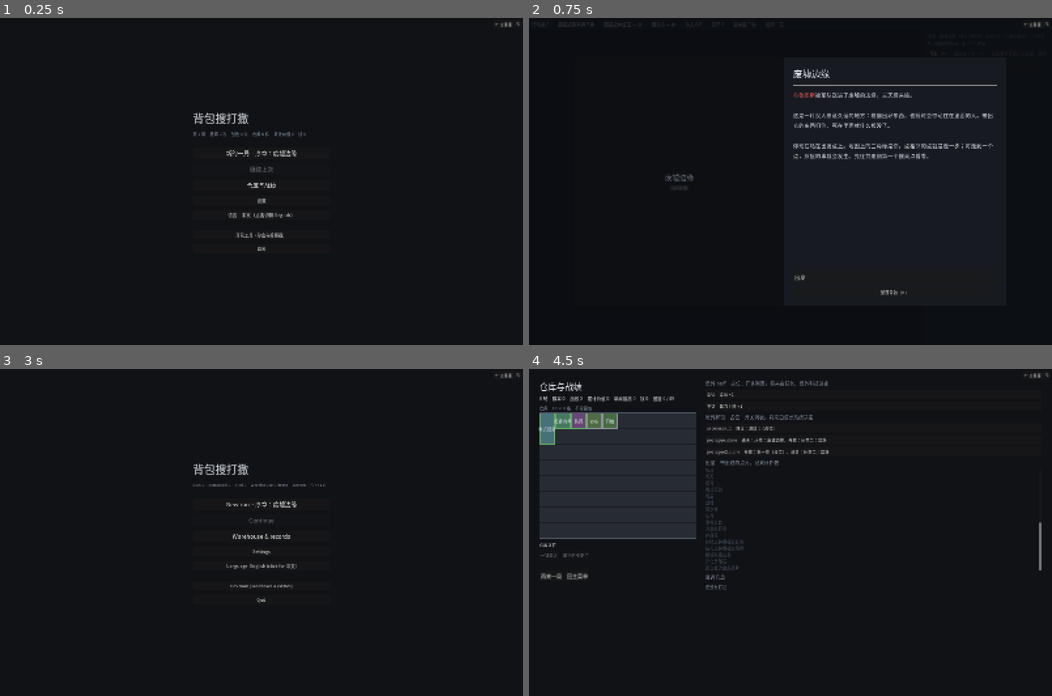
Above: before the commit, frames 1-4 (two rows, left to right).
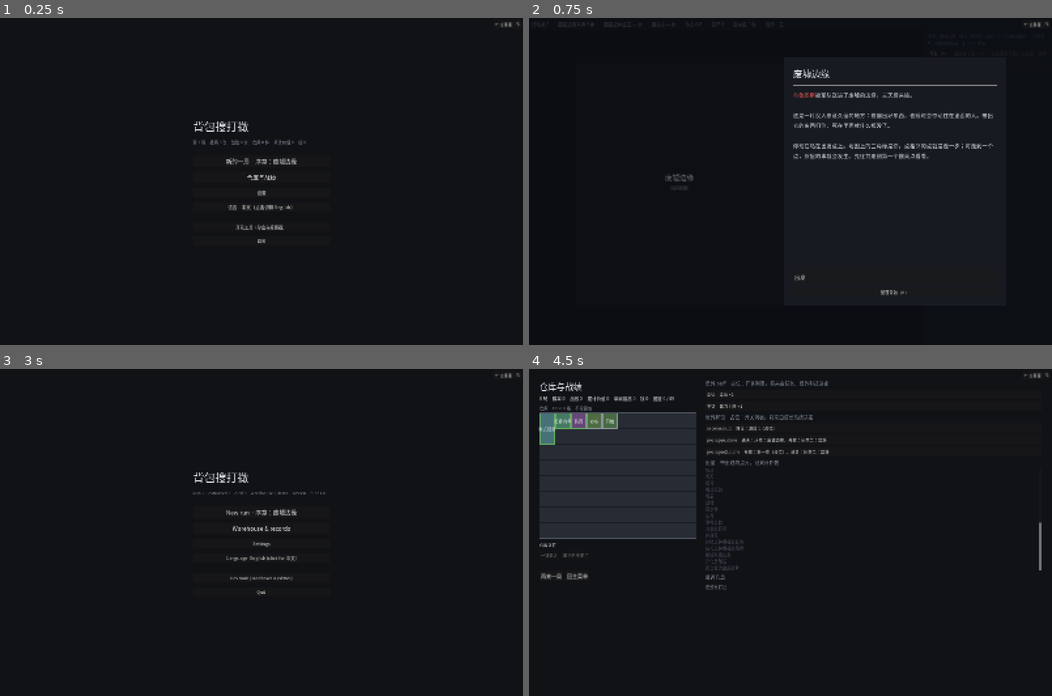
Above: after the commit, the same moments.

Repository: oZlUche/packsoudc
Game: Godot game, scene res://ui/game/game.tscn
Two runs of this game, one before a commit and one after it. Both use one fixed random seed, a clock stepped at 60 frames per second and the inputs below.
Inputs:
- Up to frame 1 (0.25 s): no input
- Up to frame 2 (0.75 s): click "新的一局 · 序章：废墟边缘" at 0.5 s
- Up to frame 3 (3 s): click "← 主界面 F1" at 1.25 s; click "正式游戏" at 2 s; click "语言：中文（点击切换 English）" at 2.75 s
- Up to frame 4 (4.5 s): click "Language: English (click for …" at 3.5 s; click "仓库与战绩" at 4.25 s

The runs differ from the first frame. In frame 1, 1.7% of the frame differs, in the area x 37-59%, y 28-72%; in frame 2, nothing differs; in frame 3, 1.6%; in frame 4, nothing differs.

Commit message:
主菜单：「新的一局」从头开始，「继续」并列（读档或下一张教程）（报告 085 三·十）
作者定：已有存档就显示「继续」和「新的一局」并列。GameFlow.new_run_target 教程没全通一律
指向第一张教程；continue_target / continue_run 有局内存档读档、否则开下一张没通关的教程；
两样都没有不显示「继续」。去掉上一版的「重玩教程」按钮（被这条覆盖）。

Co-Authored-By: Claude Fable 5.1 <noreply@anthropic.com>
Claude-Session: https://claude.ai/code/session_01HsFubaqJhvkyEgCsdR5pAN

Diff:
--- a/core/run/game_flow.gd
+++ b/core/run/game_flow.gd
@@ -82,40 +82,80 @@
 func new_run() -> void:
 	grant_first_kit()
 	save_meta()
-	# 084（作者：序章不要开局页面）：只有一章可选、它又说了跳过开局屏，就直接开 —— 角色取它列的第一个、种子随机
+	# 084（作者：序章不要开局页面）：教程直接开、不经开局屏 —— 角色取它列的第一个、种子随机；教程全通了才是开局屏（随机一局）
 	var target := new_run_target()
 	if target != null and begin_direct(target) != null:
 		return
 	_go(Screen.SETUP)
 
 
-## 「新的一局」会直接开哪一章（不经开局屏）；会走开局屏时返回 null。主菜单拿它把去向写在按钮上 ——
-## 教程通关后那一章收起（`hidden_by_unlock`），只剩下一张时按钮就直接开它，不写清楚玩家会以为点错了
+## 「新的一局」会直接开哪一章（不经开局屏）；会走开局屏时返回 null。
+## 作者定（085）：**新的一局 = 从头开始**。教程（带 `hidden_by_unlock` 的章）还没全通就从第一张教程开，不管前面几张通没通 ——
+## 接着往下打的是「继续」（[method continue_target]）。教程全通了就看还能选的：只剩一章又 skip_setup 才直接开，否则开局屏
 func new_run_target() -> ChapterDef:
+	var tuts := tutorial_chapters()
+	if not tuts.is_empty() and not tutorials_done():
+		return tuts[0]
 	var chs := available_chapters()
 	if chs.size() == 1 and chs[0].skip_setup:
 		return chs[0]
 	return null
 
 
-## 通关后收起了的章（教程），按顺序：主菜单的「重玩教程」从第一张开始
-func replayable_chapters() -> Array[ChapterDef]:
+## 「继续」会直接开哪一章：有局内存档时是 null（那是读档，不是开新章）；教程打到中途（有通关的、还有没通关的）
+## 就是下一张没通关的教程；别的情况 null。主菜单：有存档或这里非 null 才显示「继续」，和「新的一局」并列
+func continue_target() -> ChapterDef:
+	if has_save():
+		return null
+	var tuts := tutorial_chapters()
+	if tuts.is_empty() or tutorials_done():
+		return null
+	var any_done := false
+	for c in tuts:
+		if meta != null and meta.has_unlock(c.hidden_by_unlock):
+			any_done = true
+			break
+	if not any_done:
+		return null
+	for c in tuts:
+		if not (meta != null and meta.has_unlock(c.hidden_by_unlock)):
+			return c
+	return null
+
+
+## 有存档就读档接着玩；没有就接着打下一张教程（[method continue_target]）。两样都没有返回 false
+func continue_run() -> bool:
+	var state := RunSave.read(items, enemies, sets, save_path)
+	if state != null:
+		_adopt(state)
+		_flush()     # 读档回来：等着选的事件还在这一屏；结束了的直接进结算；否则回地图
+		run_started.emit(state)
+		return true
+	var target := continue_target()
+	if target == null:
+		return false
+	grant_first_kit()
+	save_meta()
+	return begin_direct(target) != null
+
+
+## 教程章（有 `hidden_by_unlock` 的），按顺序
+func tutorial_chapters() -> Array[ChapterDef]:
 	var out: Array[ChapterDef] = []
 	for c in chapters:
-		if c.hidden_by_unlock != &"" and meta != null and meta.has_unlock(c.hidden_by_unlock):
+		if c.hidden_by_unlock != &"":
 			out.append(c)
 	out.sort_custom(func(a: ChapterDef, b: ChapterDef) -> bool:
 		return a.order < b.order if a.order != b.order else String(a.id) < String(b.id))
 	return out
 
 
-## 重玩一张收起了的教程图：不看收起、不看门，直接开（教程都是 skip_setup）。开不了返回 false
-func replay_chapter(chapter: ChapterDef) -> bool:
-	if chapter == null:
-		return false
-	grant_first_kit()
-	save_meta()
-	return begin_direct(chapter) != null
+## 教程是不是全通了（没有教程章也算全通）
+func tutorials_done() -> bool:
+	for c in tutorial_chapters():
+		if not (meta != null and meta.has_unlock(c.hidden_by_unlock)):
+			return false
+	return true
 
 
 ## 084：不经开局屏直接开一章：角色 = 这一章能选的第一个，种子随机；开了先过 intro 事件（配了的话）。开不了返回 null
@@ -311,17 +351,6 @@
 
 func has_save() -> bool:
 	return RunSave.exists(save_path)
-
-
-## 读上次存的那一局接着玩。没有、读不了返回 false
-func continue_run() -> bool:
-	var state := RunSave.read(items, enemies, sets, save_path)
-	if state == null:
-		return false
-	_adopt(state)
-	_flush()     # 读档回来：等着选的事件还在这一屏；结束了的直接进结算；否则回地图
-	run_started.emit(state)
-	return true
 
 
 func save() -> bool:
--- a/core/text/ui_text.gd
+++ b/core/text/ui_text.gd
@@ -15,8 +15,8 @@
 	# 主菜单
 	"menu.new_run": {"zh": "新的一局", "en": "New run"},
 	"menu.new_run_to": {"zh": "新的一局 · %s", "en": "New run · %s"},
-	"menu.replay": {"zh": "重玩教程（从「%s」开始）", "en": "Replay tutorial (from \"%s\")"},
 	"menu.continue": {"zh": "继续上次", "en": "Continue"},
+	"menu.continue_to": {"zh": "继续 · %s", "en": "Continue · %s"},
 	"menu.meta": {"zh": "仓库与战绩", "en": "Warehouse & records"},
 	"menu.settings": {"zh": "设置", "en": "Settings"},
 	"menu.dev_tools": {"zh": "开发工具（沙盒与编辑器）", "en": "Dev tools (sandboxes & editors)"},
--- a/tests/test_tutorial2.gd
+++ b/tests/test_tutorial2.gd
@@ -459,23 +459,35 @@
 	f.meta_path = META
 	var first_target := f.new_run_target()
 	t.check(first_target != null and first_target.id == &"prologue", "一张白纸：「新的一局」直接开序章一")
-	t.check(f.replayable_chapters().is_empty(), "还没通关：没有可重玩的教程")
+	t.is_null(f.continue_target(), "一张白纸：没有「继续」")
+	t.check(not f.continue_run(), "没存档、没进度：继续不了")
 	f.meta.grant_unlock(c.prologue.grants_unlock)
 	var avail := f.available_chapters()
 	t.check(avail.size() == 1 and avail[0].id == &"prologue_2", "序章通关之后只列序章二（序章收起）：%s" % str(avail.map(func(x: ChapterDef) -> String: return String(x.id))))
 	var target := f.new_run_target()
-	t.check(target != null and target.id == &"prologue_2", "主菜单能问到「新的一局」会直接开序章二（按钮上写清楚）")
-	var replay := f.replayable_chapters()
-	t.check(replay.size() == 1 and replay[0].id == &"prologue", "收起了的序章列在可重玩里")
-	# 重玩：不看收起、直接开序章一
-	t.check(f.replay_chapter(replay[0]), "重玩教程开得了")
-	t.check(f.run != null and f.run.chapter == c.prologue, "重玩开的是序章一")
-	t.eq(f.screen, GameFlow.Screen.EVENT, "重玩也先过 intro")
+	t.check(target != null and target.id == &"prologue", "序章通关后「新的一局」仍从序章一开始（新的一局 = 从头）")
+	var cont := f.continue_target()
+	t.check(cont != null and cont.id == &"prologue_2", "「继续」指向序章二（和新的一局并列）")
+	t.check(not f.tutorials_done(), "教程还没全通")
+	# 新的一局：真的开序章一
+	f.new_run()
+	t.check(f.run != null and f.run.chapter == c.prologue, "新的一局开的是序章一")
+	t.eq(f.screen, GameFlow.Screen.EVENT, "先过序章一的 intro")
 	f.to_main_menu()
 	RunSave.remove(SAVE)
+	# 有局内存档时「继续」是读档：开序章一走到地图、存盘、回菜单再继续
 	f.new_run()
+	f.choose_event(0)
+	t.check(f.save(), "存盘")
+	f.to_main_menu()
+	t.check(f.has_save() and f.continue_target() == null, "有存档：继续 = 读档，不指向章")
+	t.check(f.continue_run() and f.run != null and f.run.chapter == c.prologue, "读档回到序章一")
+	f.to_main_menu()
+	RunSave.remove(SAVE)
+	# 继续：开序章二
+	t.check(f.continue_run(), "继续开得了")
 	var run := f.run
-	t.not_null(run, "直接开了序章二")
+	t.not_null(run, "「继续」直接开了序章二")
 	if run == null:
 		return
 	t.check(run.chapter == c.chapter and run.character_id == &"brutus", "章是序章二、角色布鲁图斯")
--- a/ui/game/main_menu.gd
+++ b/ui/game/main_menu.gd
@@ -23,17 +23,20 @@
 		m.runs + 1, m.extractions, m.deaths, m.warehouse.item_count(), m.score, m.funds], 13, UiPalette.DIM))
 	col.add_child(HSeparator.new())
 
-	# 085：会直接开哪一章就写在按钮上（教程收起后只剩一张时不经开局屏）；收起了的教程可以从第一张重玩
+	# 085（作者定）：「新的一局」= 从头开始，会直接开哪一章就写在按钮上；「继续」和它并列 ——
+	# 有局内存档写「继续上次」（读档），教程打到中途写「继续 · 下一张」（直接开）；两样都没有就不显示
 	var target := flow.new_run_target()
 	var new_text := UiText.t("menu.new_run") if target == null else UiText.t("menu.new_run_to") % target.display_name
 	col.add_child(_button(new_text, flow.new_run, 18))
-	var replayable := flow.replayable_chapters()
-	if not replayable.is_empty():
-		var first := replayable[0]
-		col.add_child(_button(UiText.t("menu.replay") % first.display_name, func(): flow.replay_chapter(first), 14))
-	_continue_btn = _button(UiText.t("menu.continue"), func(): flow.continue_run(), 18)
-	_continue_btn.disabled = not flow.has_save()
-	col.add_child(_continue_btn)
+	_continue_btn = null
+	if flow.has_save():
+		_continue_btn = _button(UiText.t("menu.continue"), func(): flow.continue_run(), 18)
+	else:
+		var next := flow.continue_target()
+		if next != null:
+			_continue_btn = _button(UiText.t("menu.continue_to") % next.display_name, func(): flow.continue_run(), 18)
+	if _continue_btn != null:
+		col.add_child(_continue_btn)
 	col.add_child(_button(UiText.t("menu.meta"), flow.show_meta, 18))
 	col.add_child(_button(UiText.t("menu.settings"), flow.show_settings, 14))
 	col.add_child(_button(UiText.t("menu.language"), toggle_language, 14))
Not shown, changed: docs/reports/085-tutorial2-forks.md
Not shown, changed: docs/status.md
